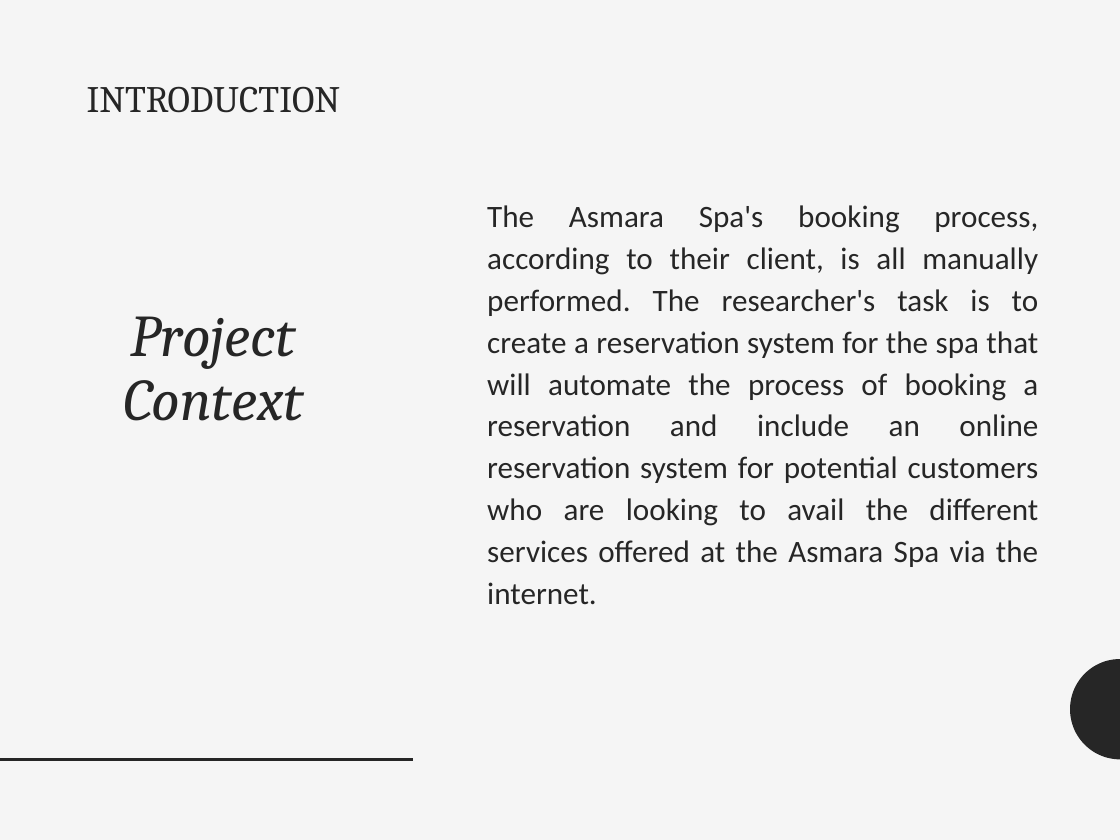
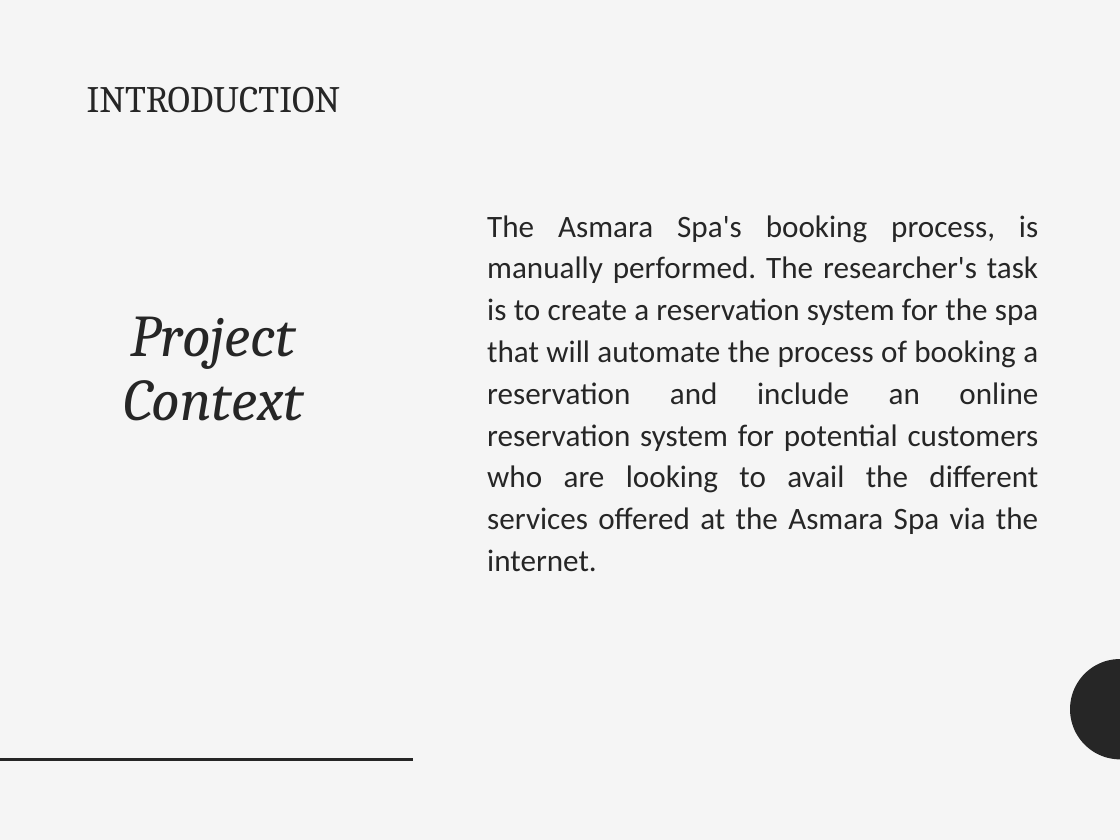
Before and after one commit to seans888/H-Spa, a slide deck: slide 2 of Documents/Final Document/Hotel-Spa-Reservation-System.pptx. Drawn at 1120x840 pixels with LibreOffice and Linux fonts; fonts in the diff are those of the drawing. Boxes give left, top, right and bottom in pixels: in the first picture for what was removed or moved away, otherwise in the second. Text is boxed around its words. In the diff, an @@ line names an element or a change of style, - is before the commit and + after.

```diff
--- a/Documents/Final Document/Hotel-Spa-Reservation-System.pptx
+++ b/Documents/Final Document/Hotel-Spa-Reservation-System.pptx
@@ text at [487,215,1039,572]: text changed @@
-The Asmara Spa's booking process, according to their client, is all manually performed. The researcher's task is to create a reservation system for the spa that will automate the process of booking a reservation and include an online reservation system for potential customers who are looking to avail the different services offered at the Asmara Spa via the internet.
+The Asmara Spa's booking process, is manually performed. The researcher's task is to create a reservation system for the spa that will automate the process of booking a reservation and include an online reservation system for potential customers who are looking to avail the different services offered at the Asmara Spa via the internet.
```
Also in this commit, not shown: 7 other slides changed, 2 slides added, 2 other files.
